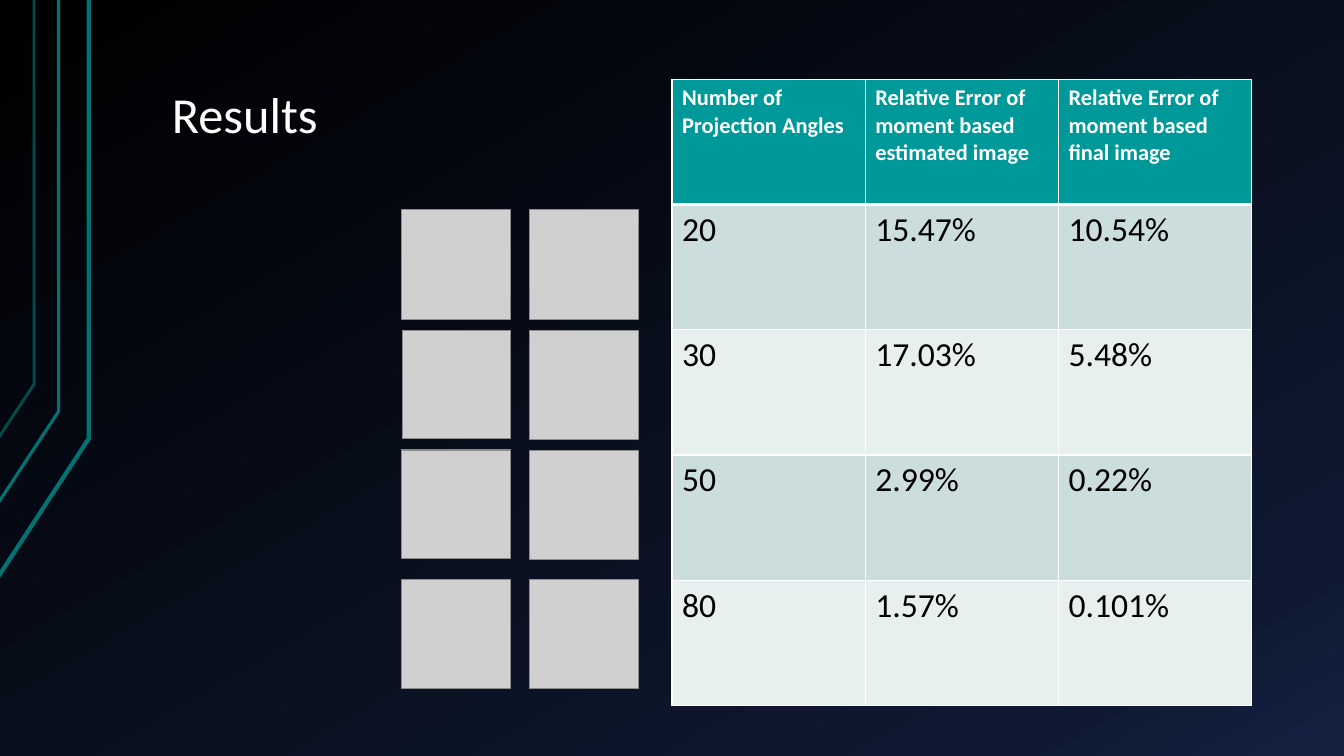
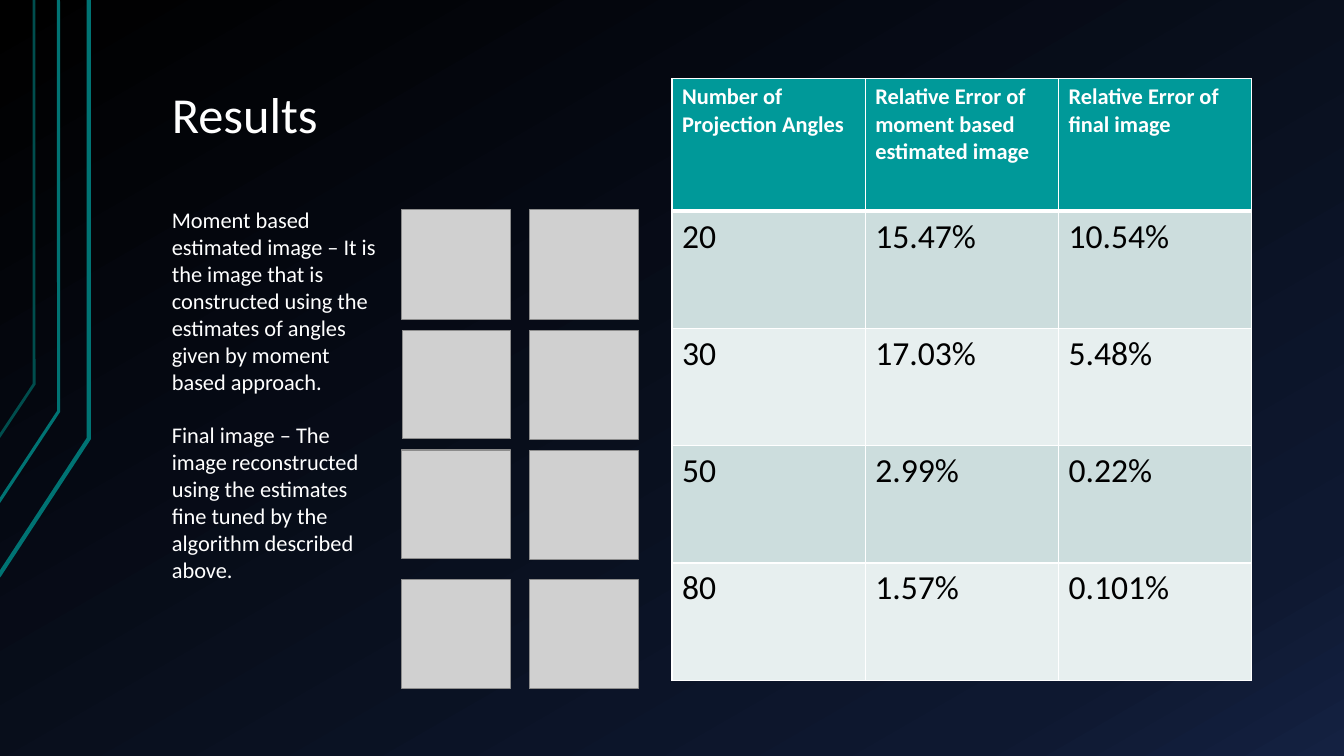
Before and after one commit to arunabh98/Noise-and-Outlier-Resistant-Tomographic-Reconstruction-under-Unknown-Viewing-Parameters, a slide deck: slide 12 of results/RnD Presentation.pptx (slide 9 before the commit). Drawn at 1344x756 pixels with LibreOffice and Linux fonts; fonts in the diff are those of the drawing; grey boxes stand for pictures. Boxes give left, top, right and bottom in pixels: in the first picture for what was removed or moved away, otherwise in the second. Text is boxed around its words. In the diff, an @@ line names an element or a change of style, - is before the commit and + after.

```diff
--- a/results/RnD Presentation.pptx
+++ b/results/RnD Presentation.pptx
@@ table at (671, 79, 1252, 681) @@
-row 1, column 3: Relative Error of moment based final image
+row 1, column 3: Relative Error of final image
@@ text added at (172, 212, 376, 578), 16 pt, text #FFFFFF @@
+Moment based estimated image – It is the image that is constructed using the estimates of angles given by moment based approach.
+Final image – The image reconstructed using the estimates fine tuned by the algorithm described above.
```
Also in this commit, not shown: 8 other slides changed, 9 slides added, 1 slide removed, 11 other files.
